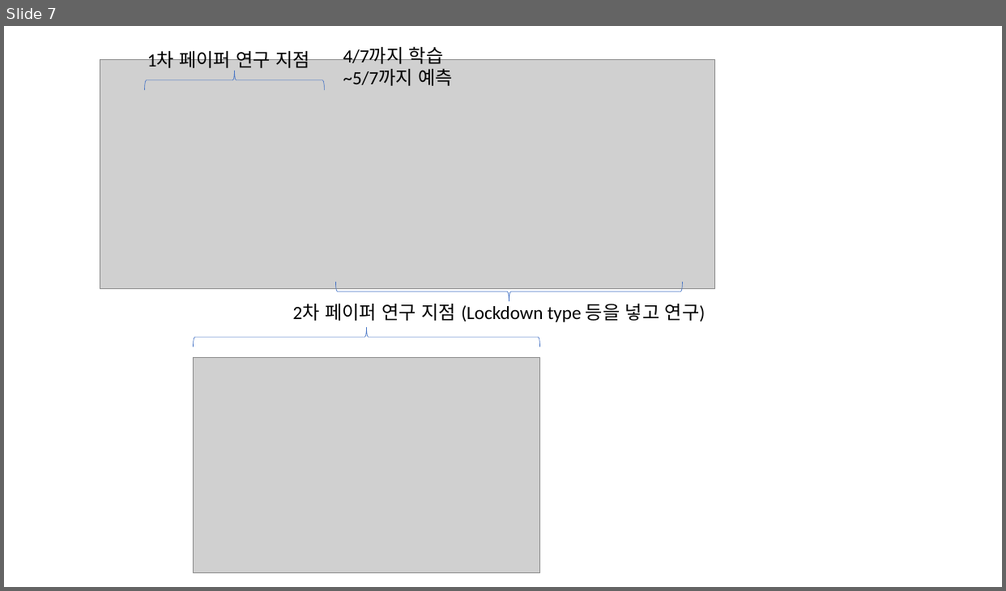
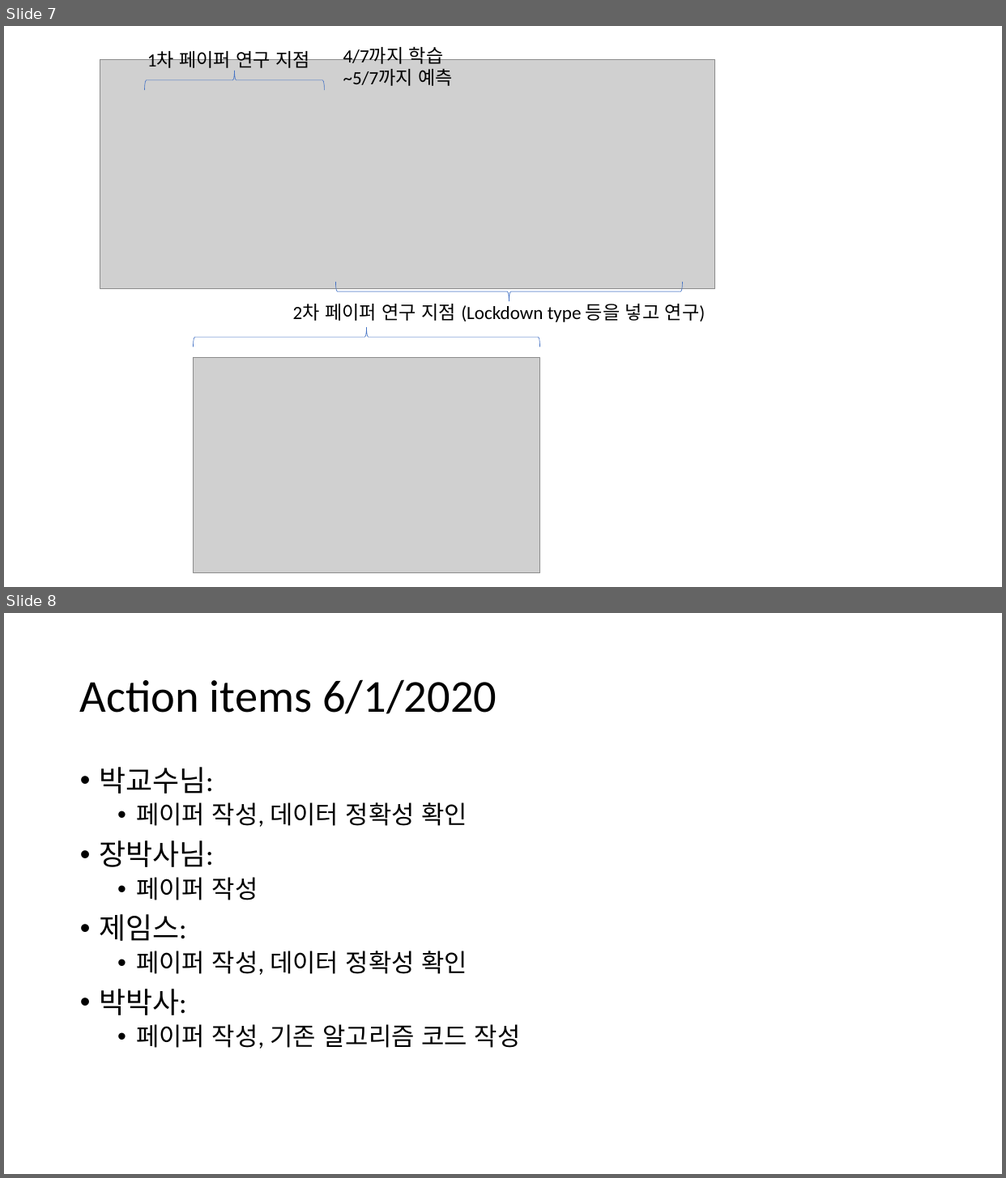
Before and after one commit to pcyoung75/GlobalForecasting, a slide deck: doc/Comparison of Algorithms for the Prediction of COVID-19.pptx. Shown one above the other, each under a label of ours: slide 7 before the commit, slides 7 and 8 after it. The pictures are 1006x591 and 1006x1178 pixels, drawn with LibreOffice and Linux fonts; fonts in the diff are those of the drawing; grey boxes stand for pictures. Boxes give left, top, right and bottom in pixels: in the first picture for what was removed or moved away, otherwise in the second. Text is boxed around its words. In the diff, an @@ line names an element or a change of style, - is before the commit and + after.

```diff
--- a/doc/Comparison of Algorithms for the Prediction of COVID-19.pptx
+++ b/doc/Comparison of Algorithms for the Prediction of COVID-19.pptx
@@ slide 8 added at (4,613,1002,1174), background #FFFFFF @@
@@ title added at (80,679,496,714), 44 pt, text #000000 @@
+Action items 6/1/2020
@@ text added at (99,767,521,1049), 24 pt, text #000000 @@
+• 박교수님:
+  • 페이퍼 작성, 데이터 정확성 확인
+• 장박사님:
+  • 페이퍼 작성
+• 제임스:
+  • 페이퍼 작성, 데이터 정확성 확인
+• 박박사:
+  • 페이퍼 작성, 기존 알고리즘 코드 작성
```
Also in this commit, not shown: 4 other files.
